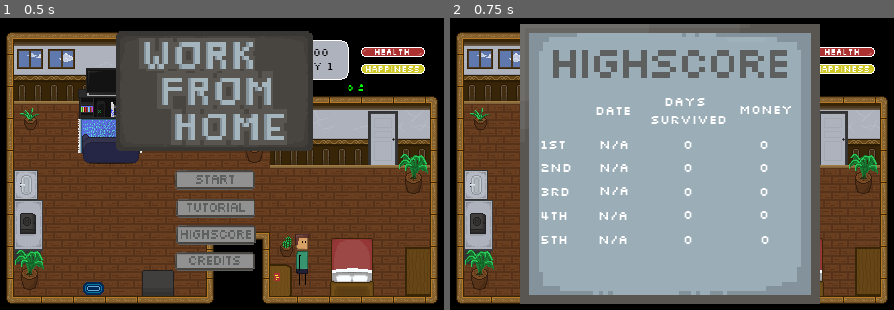
Above: before the commit, frames 1-2 (left to right).
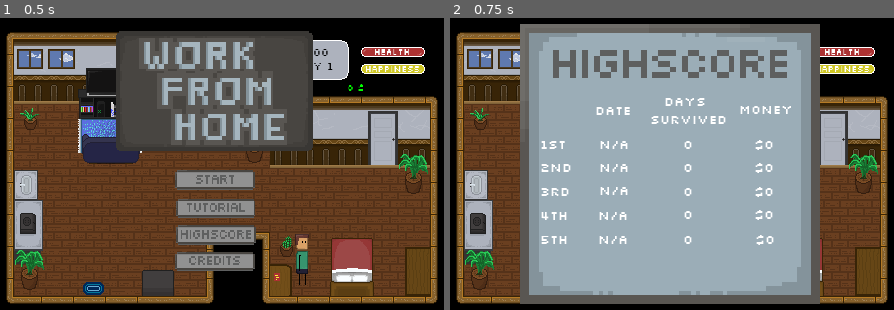
Above: after the commit, the same moments.

Repository: sun-wise-man/work-from-home
Game: Godot game, scene res://scenes/menu.tscn
The game is run twice, just before and just after one commit, with the same random seed, the same clock (stepped at 60 frames per second) and the same inputs. This scene is started directly instead of the project's main scene.
Inputs (mouse positions are in pixels of both pictures, inside the frame that each line leads up to):
- Up to frame 1 (0.5 s): no input
- Up to frame 2 (0.75 s): click (667, 234) at 0.5 s

Frame 1 is identical in both runs. In frame 2, 0.3% of the frame differs, in the area x 68-73%, y 41-78%.

Commit message:
Buff & Debuff (Not tested, males :v)

Diff:
--- a/scenes/Main.gd
+++ b/scenes/Main.gd
@@ -3,6 +3,12 @@
 
 export (float) var seconds_per_hour = 10.0
 export (int) var starting_hour
+export (int) var buff_debuff_time
+export (int) var happiness_buff_chance
+export (int) var happiness_debuff_chance
+export (int) var health_buff_chance
+export (int) var health_debuff_chance
+export (float) var money_buff_amplifier
 signal hour_pass(time)
 signal unpause
 var time_hour : int
@@ -33,6 +39,12 @@
 var showing_popup : bool = false
 var inside_popup : bool = false
 var pause_hover : bool = false
+var happiness_buff_time : int = 0
+var health_buff_time : int = 0
+var happiness_buff : bool = false
+var health_buff : bool = false
+var happiness_debuff : bool = false
+var health_debuff : bool = false
 
 func _input(event):
 	if event is InputEventMouseButton:
@@ -159,6 +171,8 @@
 			yield(self, "unpause")
 		$GUI/HealthBar.value += health_gain_total
 		$GUI/HappinessBar.value += happiness_gain_total
+		if happiness_buff:
+			work_gain_total = int(work_gain_total * money_buff_amplifier)
 		money += work_gain_total
 	health_gain_total += $GUI/HealthBar.decrease_rate
 	happiness_gain_total += $GUI/HappinessBar.decrease_rate
@@ -166,6 +180,7 @@
 	$GUI/HappinessBar/Status.get_gain_number(happiness_gain_total)
 	$GUI/MoneyText/Status.get_gain_number(work_gain_total)
 	reset_money()
+	buff_check()
 	if $GUI/HealthBar.value <= 0:
 		pause_game()
 		$GUI/GameOverPanel.game_over(1, day_count, money)
@@ -259,6 +274,66 @@
 	elif output == "decision":
 		decision_event(output_index)
 
+func buff_check():
+	if happiness_buff:
+		happiness_buff_time -= 1
+		if happiness_buff_time <= 0 or $GUI/HappinessBar.value <= 50:
+			happiness_buff_time = 0
+			happiness_buff = false
+			$GUI/HappinessBuff.visible = false
+	elif happiness_debuff:
+		happiness_buff_time -= 1
+		if happiness_buff_time <= 0 or $GUI/HappinessBar.value >= 50:
+			happiness_buff_time = 0
+			happiness_debuff = false
+			$GUI/HappinessDebuff.visible = false
+			$Player.current_speed -= $Player.debuff_speed
+	if health_buff:
+		health_buff_time -= 1
+		if health_buff_time <= 0 or $GUI/HealthBar.value <= 50:
+			health_buff_time = 0
+			health_buff = false
+			$GUI/HealthBuff.visible = false
+			$Player.current_speed -= $Player.buff_speed
+	elif health_debuff:
+		health_buff_time -= 1
+		if health_buff_time <= 0 or $GUI/HealthBar.value >= 50:
+			health_buff_time = 0
+			health_debuff = false
+			$GUI/HealthDebuff.visible = false
+			$GUI/Debuff.visible = false
+	if $GUI/HappinessBar.value == 100:
+		randomize()
+		var number = randi() % 100
+		if number <= happiness_buff_chance:
+			happiness_buff = true
+			happiness_buff_time += buff_debuff_time
+			$GUI/HappinessBuff.visible = true
+	elif $GUI/HappinessBar.value <= 10:
+		randomize()
+		var number = randi() % 100
+		if number <= happiness_debuff_chance:
+			happiness_debuff = true
+			happiness_buff_time += buff_debuff_time
+			$GUI/HappinessDebuff.visible = true
+			$Player.current_speed += $Player.debuff_speed
+	if $GUI/HealthBar.value == 100:
+		randomize()
+		var number = randi() % 100
+		if number <= health_buff_chance:
+			health_buff = true
+			health_buff_time += buff_debuff_time
+			$GUI/HealthBuff.visible = true
+			$Player.current_speed += $Player.buff_speed
+	elif $GUI/HealthBar.value <= 10:
+		randomize()
+		var number = randi() % 100
+		if number <= health_debuff_chance:
+			health_debuff = false
+			health_buff_time += buff_debuff_time
+			$GUI/HealthDebuff.visible = true
+			$GUI/Debuff.visible = true
+
 
 func _on_Panel_mouse_entered():
 	inside_popup = true
--- a/scenes/SaveSystem.gd
+++ b/scenes/SaveSystem.gd
@@ -28,17 +28,17 @@
 		if typeof(data) == TYPE_DICTIONARY:
 			score_data = data
 	$DS1.text = str(score_data["DS1"])
-	$Money1.text = str(score_data["Money1"])
+	$Money1.text = "$" + str(score_data["Money1"])
 	$Date1.text = score_data["Date1"]
 	$DS2.text = str(score_data["DS2"])
-	$Money2.text = str(score_data["Money2"])
+	$Money2.text = "$" + str(score_data["Money2"])
 	$Date2.text = score_data["Date2"]
 	$DS3.text = str(score_data["DS3"])
-	$Money3.text = str(score_data["Money3"])
+	$Money3.text = "$" + str(score_data["Money3"])
 	$Date3.text = score_data["Date3"]
 	$DS4.text = str(score_data["DS4"])
-	$Money4.text = str(score_data["Money4"])
+	$Money4.text = "$" + str(score_data["Money4"])
 	$Date4.text = score_data["Date4"]
 	$DS5.text = str(score_data["DS5"])
-	$Money5.text = str(score_data["Money5"])
+	$Money5.text = "$" + str(score_data["Money5"])
 	$Date5.text = score_data["Date5"]
--- a/scenes/action_movement.gd
+++ b/scenes/action_movement.gd
@@ -1,19 +1,23 @@
 extends KinematicBody2D
 
 export (int) var speed = 50
+export (int) var buff_speed = 20
+export (int) var debuff_speed = -20
 
 var idle = true
 signal path_done
+var current_speed
 
 # Untuk menyimpan runtutan perjalanan
 var path : = PoolVector2Array()
 
 func _ready():
+	current_speed = speed
 	$AnimatedSprite.play("idle")
 
 func _process(delta):
 	# Calculate the movement distance for this frame
-	var distance_to_walk = speed * delta
+	var distance_to_walk = current_speed * delta
 
 	# Move the player along the path until he has run out of movement or the path ends.
 	while distance_to_walk > 0 and path.size() > 0:
--- a/scenes/main.tscn
+++ b/scenes/main.tscn
@@ -51,6 +51,10 @@
 [ext_resource path="res://Resource/Button/Pressed.tres" type="StyleBox" id=49]
 [ext_resource path="res://sprites/UI/Paused_Button_50px.png" type="Texture" id=50]
 [ext_resource path="res://sprites/UI/Menu_Paused_256x.png" type="Texture" id=51]
+[ext_resource path="res://sprites/UI/Buff_Happiness_64x.png" type="Texture" id=52]
+[ext_resource path="res://sprites/UI/Debuff_Happiness_64x.png" type="Texture" id=53]
+[ext_resource path="res://sprites/UI/Buff_Health_64x.png" type="Texture" id=54]
+[ext_resource path="res://sprites/UI/Debuff_Health_64x.png" type="Texture" id=55]
 
 [sub_resource type="NavigationPolygon" id=1]
 vertices = PoolVector2Array( 155.501, 158.258, 168.561, 144.25, 248.926, 142.315, 256.069, 142.513, 256.069, 157.99, 22 …(422 unchanged characters)…
@@ -870,6 +874,9 @@
 "speed": 5.02
 } ]
 
+[sub_resource type="StyleBoxFlat" id=75]
+bg_color = Color( 0, 0, 0, 0.54902 )
+
 [sub_resource type="DynamicFont" id=46]
 size = 13
 font_data = ExtResource( 25 )
@@ -893,6 +900,22 @@
 [sub_resource type="DynamicFont" id=51]
 size = 13
 font_data = ExtResource( 25 )
+
+[sub_resource type="StyleBoxTexture" id=76]
+texture = ExtResource( 52 )
+region_rect = Rect2( 0, 0, 64, 64 )
+
+[sub_resource type="StyleBoxTexture" id=77]
+texture = ExtResource( 53 )
+region_rect = Rect2( 0, 0, 64, 64 )
+
+[sub_resource type="StyleBoxTexture" id=78]
+texture = ExtResource( 54 )
+region_rect = Rect2( 0, 0, 64, 64 )
+
+[sub_resource type="StyleBoxTexture" id=79]
+texture = ExtResource( 55 )
+region_rect = Rect2( 0, 0, 64, 64 )
 
 [sub_resource type="StyleBoxTexture" id=52]
 texture = ExtResource( 46 )
@@ -988,6 +1011,12 @@
 script = ExtResource( 10 )
 seconds_per_hour = 3.0
 starting_hour = 7
+buff_debuff_time = 5
+happiness_buff_chance = 50
+happiness_debuff_chance = 50
+health_buff_chance = 50
+health_debuff_chance = 50
+money_buff_amplifier = 1.2
 
 [node name="Navigation2D" type="Navigation2D" parent="."]
 visible = false
@@ -1182,6 +1211,16 @@
 [node name="GUI" type="CanvasLayer" parent="."]
 layer = 2
 
+[node name="Debuff" type="Panel" parent="GUI"]
+visible = false
+margin_right = 480.0
+margin_bottom = 321.0
+mouse_filter = 2
+custom_styles/panel = SubResource( 75 )
+__meta__ = {
+"_edit_use_anchors_": false
+}
+
 [node name="HealthBar" type="TextureProgress" parent="GUI"]
 margin_left = 379.0
 margin_top = 12.0
@@ -1304,7 +1343,7 @@
 [node name="MoneyText" type="Label" parent="GUI"]
 margin_left = 300.0
 margin_top = 75.0
-margin_right = 510.0
+margin_right = 400.0
 margin_bottom = 91.0
 rect_scale = Vector2( 0.7, 0.7 )
 custom_fonts/font = SubResource( 51 )
@@ -1327,6 +1366,50 @@
 custom_colors/font_color = Color( 0, 1, 0, 1 )
 text = "+0"
 script = ExtResource( 29 )
+__meta__ = {
+"_edit_use_anchors_": false
+}
+
+[node name="HappinessBuff" type="Panel" parent="GUI"]
+visible = false
+margin_left = 391.682
+margin_top = 70.2252
+margin_right = 407.682
+margin_bottom = 86.2252
+custom_styles/panel = SubResource( 76 )
+__meta__ = {
+"_edit_use_anchors_": false
+}
+
+[node name="HappinessDebuff" type="Panel" parent="GUI"]
+visible = false
+margin_left = 391.682
+margin_top = 70.2252
+margin_right = 407.682
+margin_bottom = 86.2252
+custom_styles/panel = SubResource( 77 )
+__meta__ = {
+"_edit_use_anchors_": false
+}
+
+[node name="HealthBuff" type="Panel" parent="GUI"]
+visible = false
+margin_left = 413.136
+margin_top = 70.0928
+margin_right = 429.136
+margin_bottom = 86.0928
+custom_styles/panel = SubResource( 78 )
+__meta__ = {
+"_edit_use_anchors_": false
+}
+
+[node name="HealthDebuff" type="Panel" parent="GUI"]
+visible = false
+margin_left = 413.136
+margin_top = 70.0928
+margin_right = 429.136
+margin_bottom = 86.0928
+custom_styles/panel = SubResource( 79 )
 __meta__ = {
 "_edit_use_anchors_": false
 }
Not shown: 1 places in scenes/main.tscn that only renumber resources
